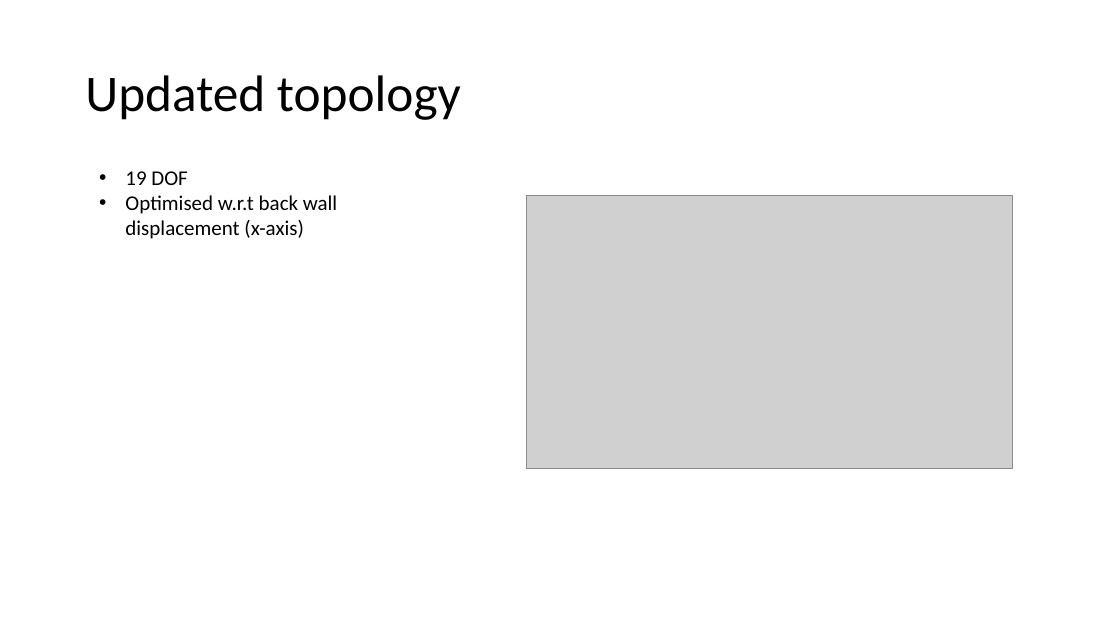
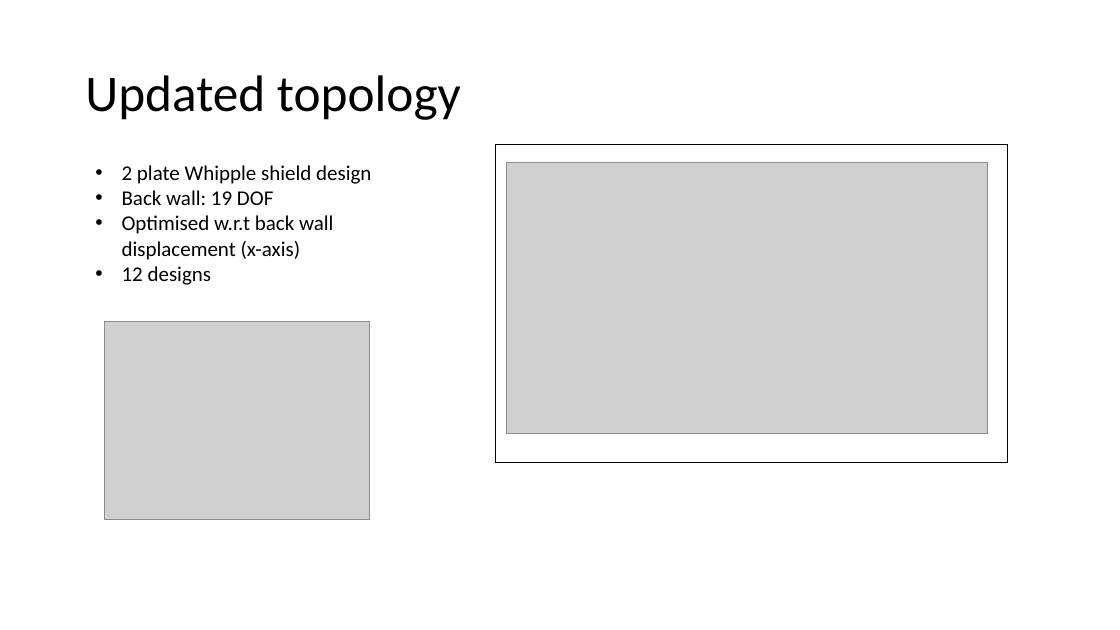
Before and after one commit to amoudes/HVI, a slide deck: slide 2 of finalpresentation.pptm. Drawn at 1120x630 pixels with LibreOffice and Linux fonts; fonts in the diff are those of the drawing; grey boxes stand for pictures. Boxes give left, top, right and bottom in pixels: in the first picture for what was removed or moved away, otherwise in the second. Text is boxed around its words. In the diff, an @@ line names an element or a change of style, - is before the commit and + after.

```diff
--- a/finalpresentation.pptm
+++ b/finalpresentation.pptm
@@ rectangle added at (496,145,1007,463), outline #000000 0.75 pt @@
@@ text at (122,165,371,205): text changed @@
-• 19 DOF
+• 2 plate Whipple shield design
+• Back wall: 19 DOF
@@ picture: place and size @@
-picture at (526,196,1012,469)
+picture at (507,163,988,434)
@@ text at (122,266,212,285): paragraph added @@
+• 12 designs
@@ picture added at (104,322,370,519) @@
```
Also in this commit, not shown: 3 other slides changed, 2 slides added, 1 slide removed, 7 other files.
